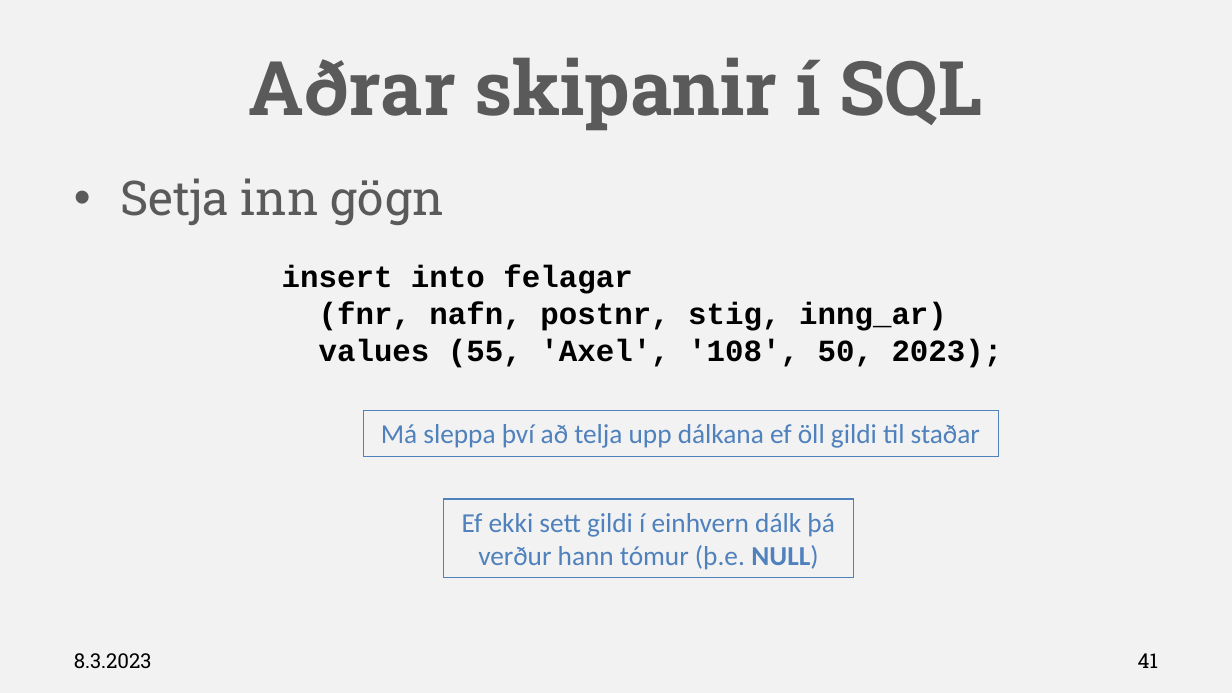
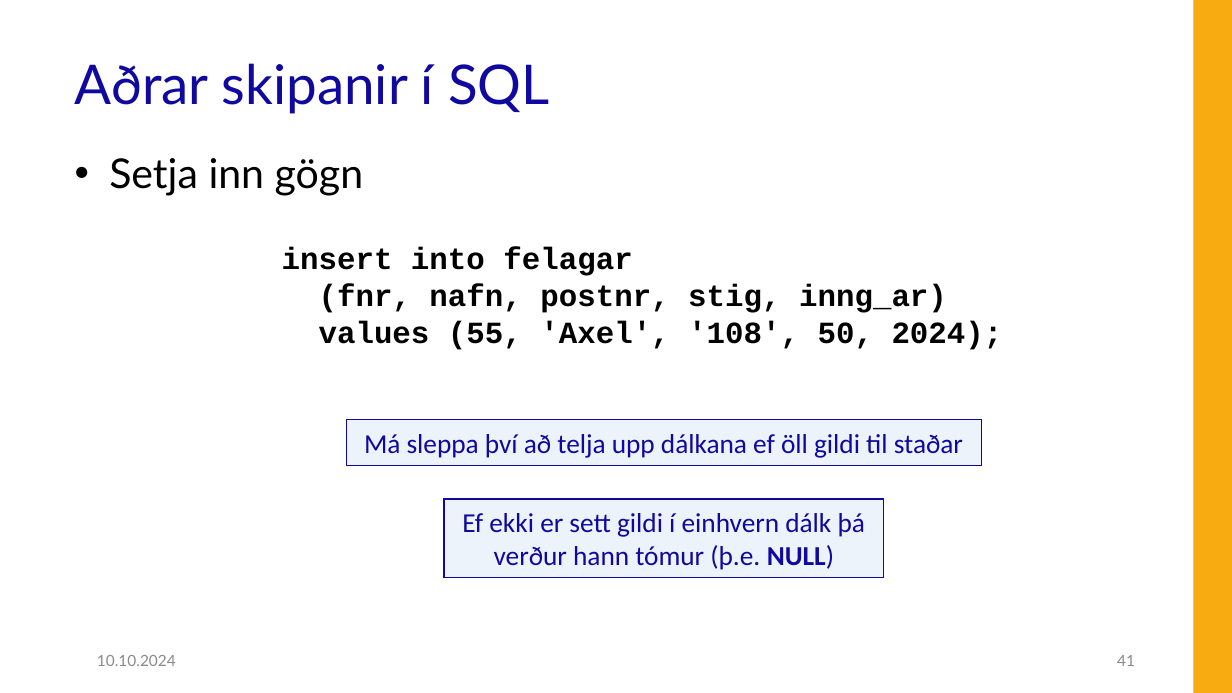
Before and after one commit to Hjalmtyr/SQL1, a slide deck: slide 41 of SQL-I.pptx. Drawn at 1232x693 pixels with LibreOffice and Linux fonts; fonts in the diff are those of the drawing; background and template pictures are left out. Boxes give left, top, right and bottom in pixels: in the first picture for what was removed or moved away, otherwise in the second. Text is boxed around its words. In the diff, an @@ line names an element or a change of style, - is before the commit and + after.

```diff
--- a/SQL-I.pptx
+++ b/SQL-I.pptx
@@ background #F2F2F2 to #FFFFFF @@
@@ rectangle added at [1194, 0, 1232, 693], fill #F8AA11 @@
@@ title "Aðrar skipanir í SQL": place and size @@
-title "Aðrar skipanir í SQL" at [249, 57, 982, 131]
+title "Aðrar skipanir í SQL" at [75, 63, 550, 114]
@@ title "Aðrar skipanir í SQL" at [75, 63, 550, 114]: size 44 to 32 pt, font Roboto Slab to Lato, text colour #5A5A5A to #10099F, bold off; alignment centre to left; line spacing 1 to 0.9; vertical alignment middle to bottom @@
@@ text "Setja inn gögn": place and size @@
-text "Setja inn gögn" at [120, 178, 444, 225]
+text "Setja inn gögn" at [109, 158, 364, 196]
@@ text "Setja inn gögn" at [109, 158, 364, 196]: size 28 to 24 pt, font Roboto Slab to Lato, text colour #5A5A5A to #000000; indent changed @@
@@ text "insert into felagar": place and size @@
-text "insert into felagar" at [282, 265, 1003, 368]
+text "insert into felagar" at [282, 247, 1003, 350]
@@ text at [319, 321, 1003, 350]: text changed @@
-values (55, 'Axel', '108', 50, 2023);
+values (55, 'Axel', '108', 50, 2024);
@@ rectangle "Má sleppa því að telja ...": place and size @@
-rectangle "Má sleppa því að telja ..." at [363, 410, 998, 456]
+rectangle "Má sleppa því að telja ..." at [346, 420, 981, 466]
@@ rectangle "Má sleppa því að telja ..." at [346, 420, 981, 466]: text colour #4F81BD to #10099F; fill none to #C6D9F1 at 30% opacity; outline #4F81BD 0.75 pt to #10099F 0.75 pt @@
@@ rectangle "Ef ekki er sett gildi ...": place and size @@
-rectangle "Ef ekki er sett gildi ..." at [444, 499, 854, 578]
+rectangle "Ef ekki er sett gildi ..." at [444, 499, 883, 578]
@@ rectangle "Ef ekki er sett gildi ..." at [444, 499, 883, 578]: fill none to #C6D9F1 at 30% opacity; outline #4F81BD 0.75 pt to #10099F 0.75 pt @@
@@ text in rectangle at [462, 513, 865, 537]: text changed; text colour #4F81BD to #10099F @@
-Ef ekki sett gildi í einhvern dálk þá
+Ef ekki er sett gildi í einhvern dálk þá
@@ text in rectangle at [494, 545, 834, 570]: text colour #4F81BD to #10099F in "verður hann tómur (þ.e. NULL)" @@
@@ text at [97, 655, 176, 666]: text changed; size 12 to 9 pt; font Roboto Slab to Lato; text colour #000000 to #8C8C8C @@
-8.3.2023
+10.10.2024
@@ page number: place and size @@
-page number at [1138, 653, 1158, 668]
+page number at [1117, 655, 1135, 666]
@@ page number at [1117, 655, 1135, 666]: size 12 to 9 pt, font Roboto Slab to Lato, text colour #000000 to #8C8C8C @@
```
Also in this commit, not shown: 81 other slides changed, 2 slides added, 2 slides removed, 25 other files.
